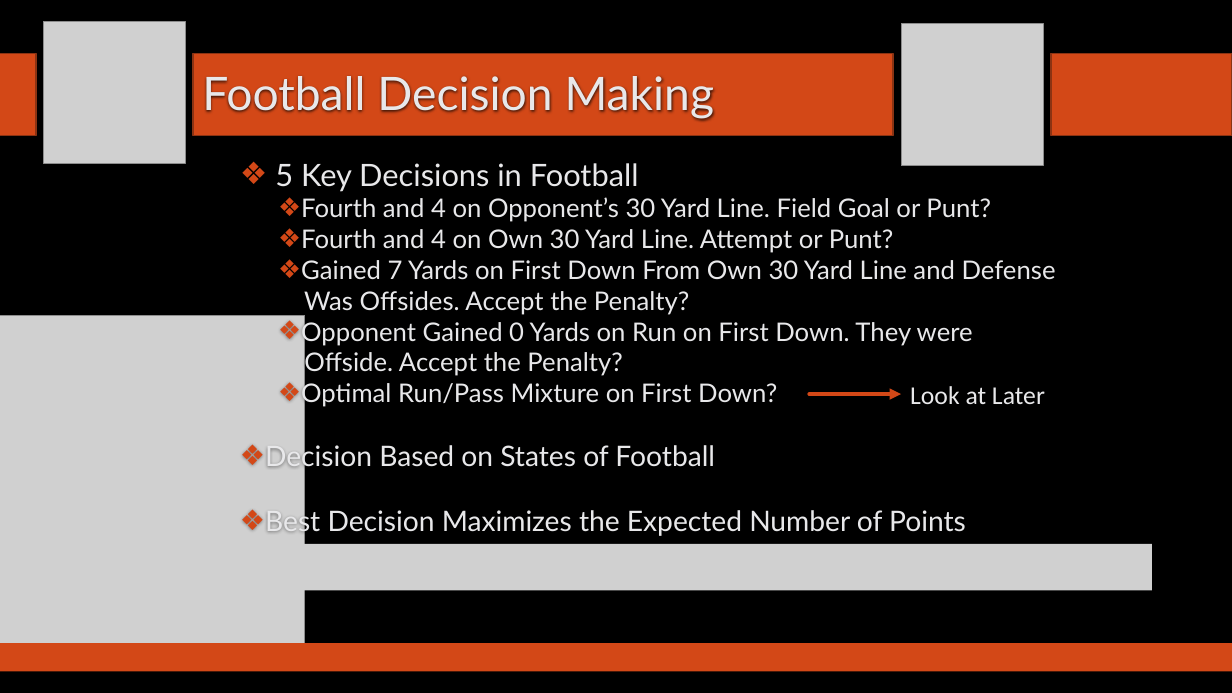
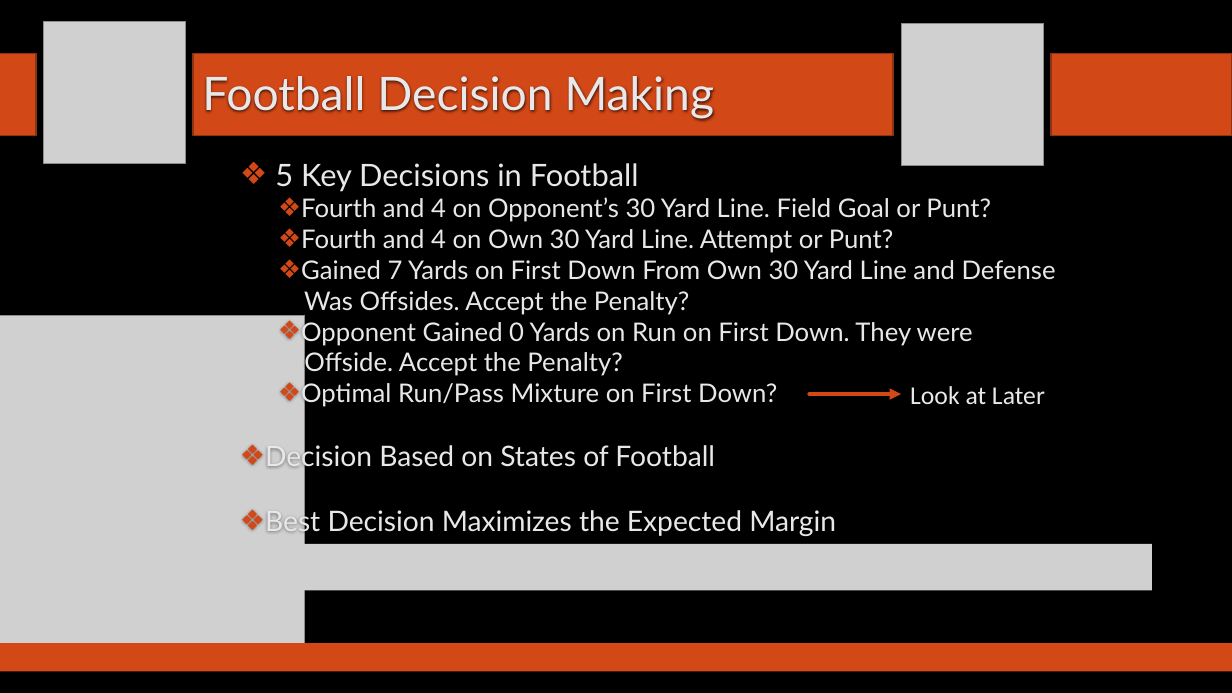
Before and after one commit to SuperMarioGiacomazzo/STOR538_WEBSITE, a slide deck: slide 2 of Slides/Football 4/Footballl_4_Lecture.pptx. Drawn at 1232x693 pixels with LibreOffice and Linux fonts; fonts in the diff are those of the drawing; grey boxes stand for pictures; background and template pictures are left out. Boxes give left, top, right and bottom in pixels: in the first picture for what was removed or moved away, otherwise in the second. Text is boxed around its words. In the diff, an @@ line names an element or a change of style, - is before the commit and + after.

```diff
--- a/Slides/Football 4/Footballl_4_Lecture.pptx
+++ b/Slides/Football 4/Footballl_4_Lecture.pptx
@@ text at box(265, 507, 836, 537): text changed @@
-❖ Best Decision Maximizes the Expected Number of Points
+❖ Best Decision Maximizes the Expected Margin
```
Also in this commit, not shown: 3 other slides changed, 3 other files.
